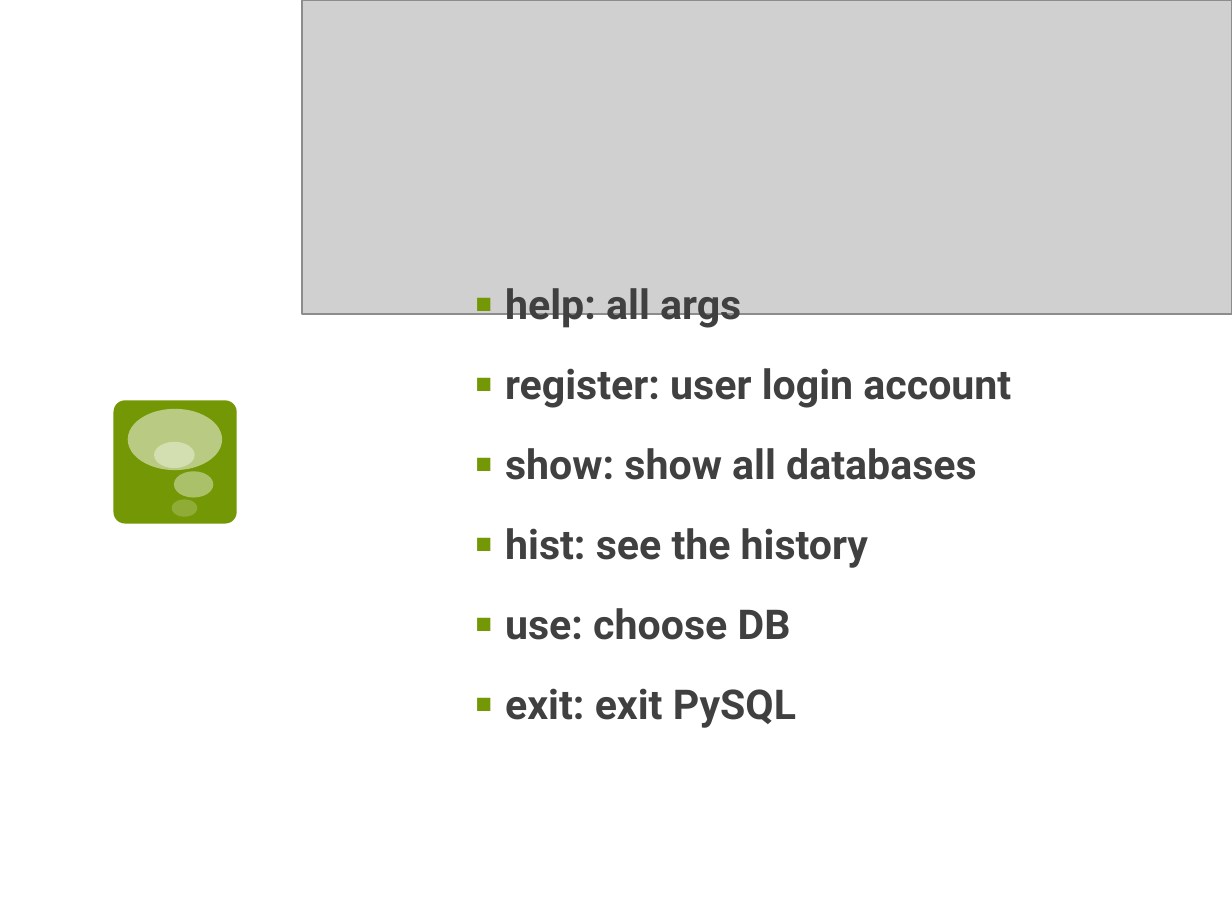
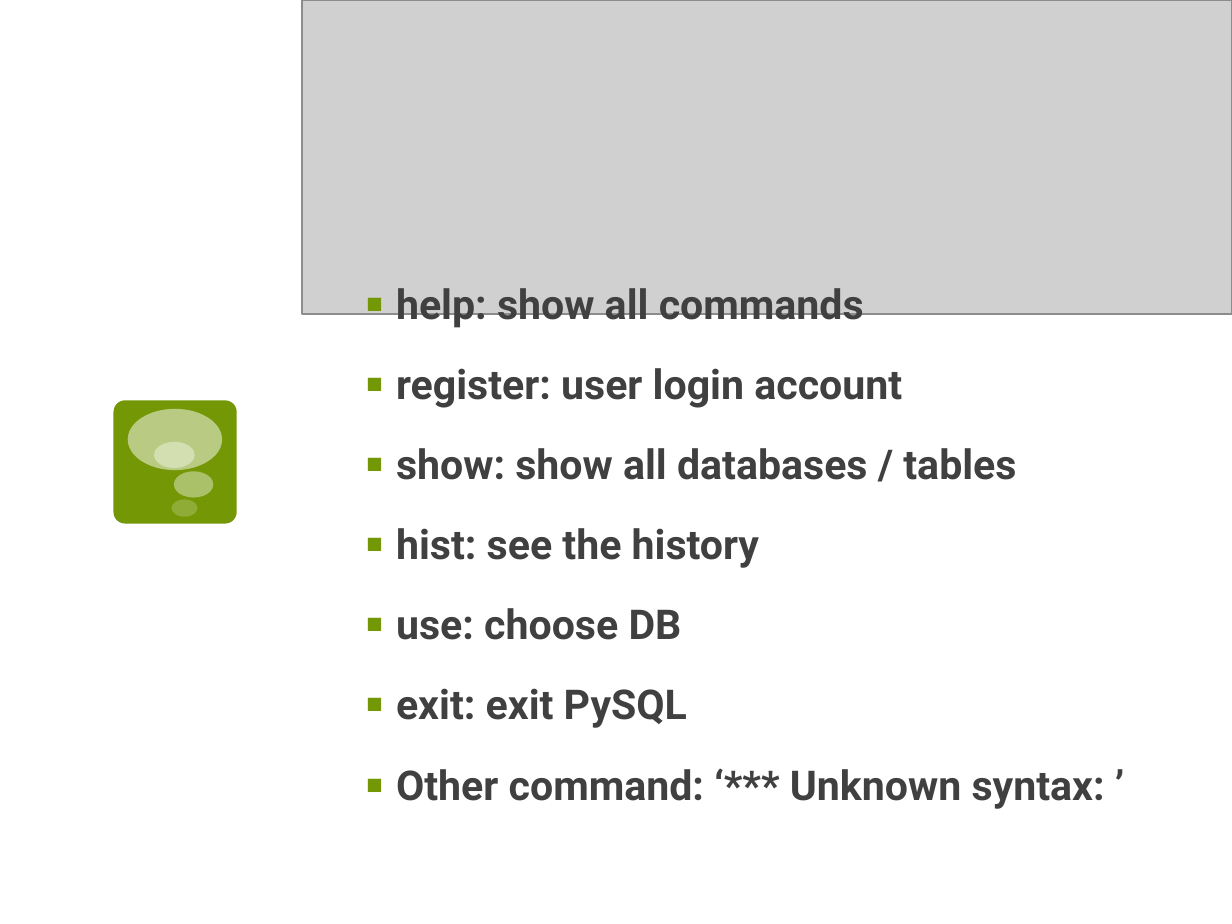
Before and after one commit to geniousisme/PySQL, a slide deck: slide 4 of PySQL_Intro.pptx. Drawn at 1232x924 pixels with LibreOffice and Linux fonts; fonts in the diff are those of the drawing; grey boxes stand for pictures. Boxes give left, top, right and bottom in pixels: in the first picture for what was removed or moved away, otherwise in the second. Text is boxed around its words. In the diff, an @@ line names an element or a change of style, - is before the commit and + after.

```diff
--- a/PySQL_Intro.pptx
+++ b/PySQL_Intro.pptx
@@ text "help: show all commands": place and size @@
-text "help: show all commands" at [505, 288, 1011, 728]
+text "help: show all commands" at [396, 288, 1105, 809]
@@ text at [396, 288, 864, 330]: text changed @@
-▪ help: all args
+▪ help: show all commands
@@ text at [396, 448, 1016, 480]: text changed @@
-▪ show: show all databases
+▪ show: show all databases / tables
@@ text at [396, 769, 1105, 809]: paragraph added @@
+▪ Other command: ‘*** Unknown syntax: ’
```
Also in this commit, not shown: 3 other slides changed, 1 slide added, 9 other files.
